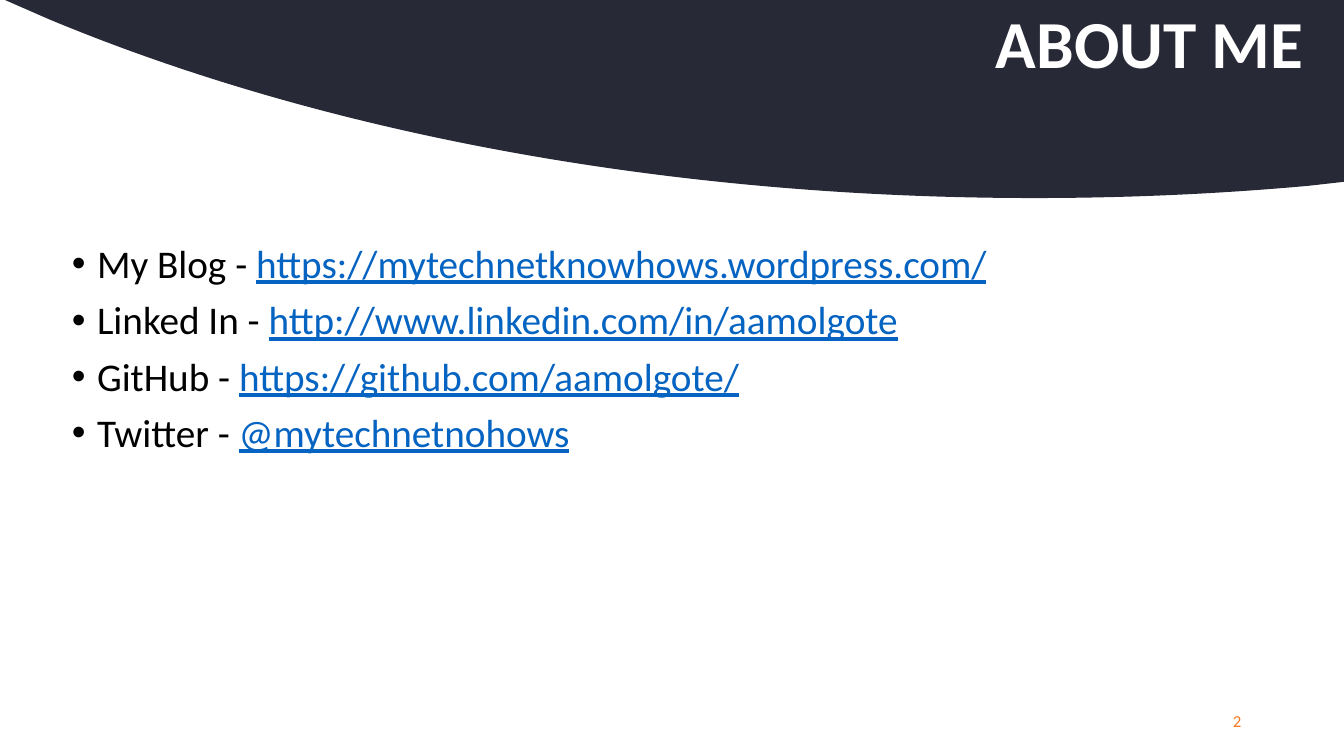
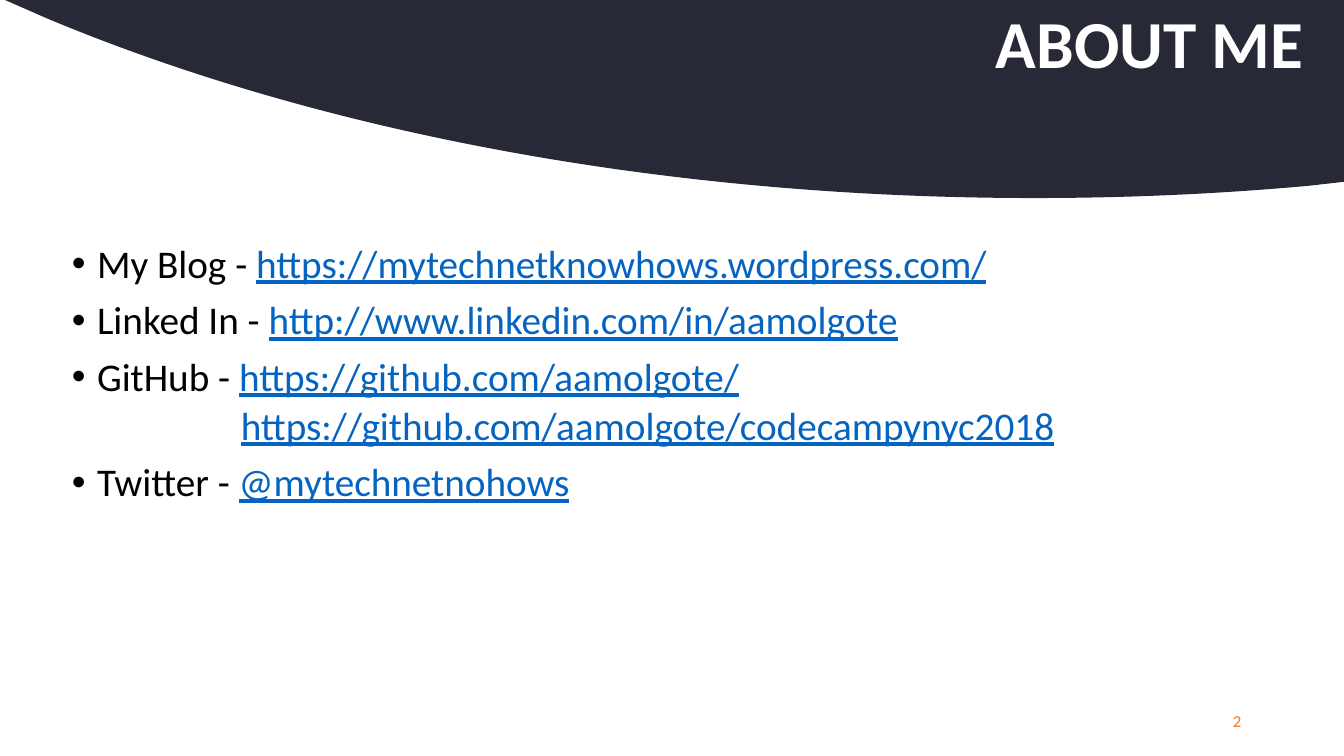
Before and after one commit to aamolgote/codecampnyc2018, a slide deck: slide 2 of PPTX/BAAS.pptx. Drawn at 1344x756 pixels with LibreOffice and Linux fonts; fonts in the diff are those of the drawing; background and template pictures are left out. Boxes give left, top, right and bottom in pixels: in the first picture for what was removed or moved away, otherwise in the second. Text is boxed around its words. In the diff, an @@ line names an element or a change of style, - is before the commit and + after.

```diff
--- a/PPTX/BAAS.pptx
+++ b/PPTX/BAAS.pptx
@@ text at (x1=241, y1=412, x2=1054, y2=447): paragraph added @@
+      https://github.com/aamolgote/codecampynyc2018
```
Also in this commit, not shown: 6 other slides changed.
